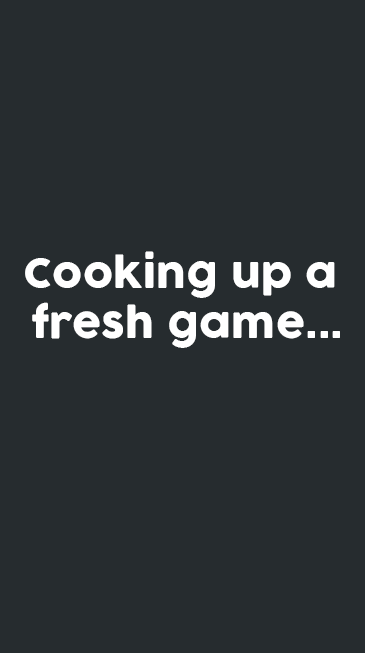
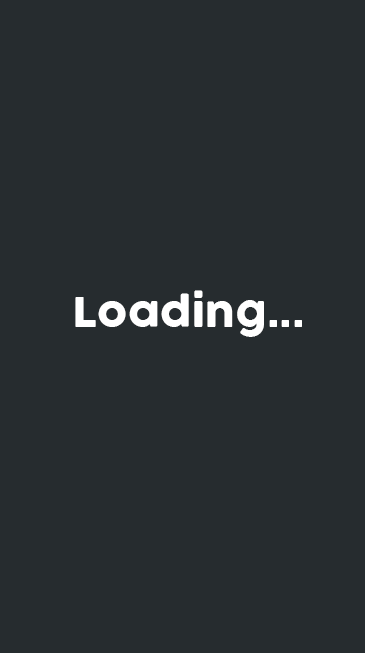
Revision of a layered (365, 653) image; what changed, layer by layer:
renamed "Cooking up a fresh game..." to "Loading...", painted on it over [25, 251, 340, 348]
